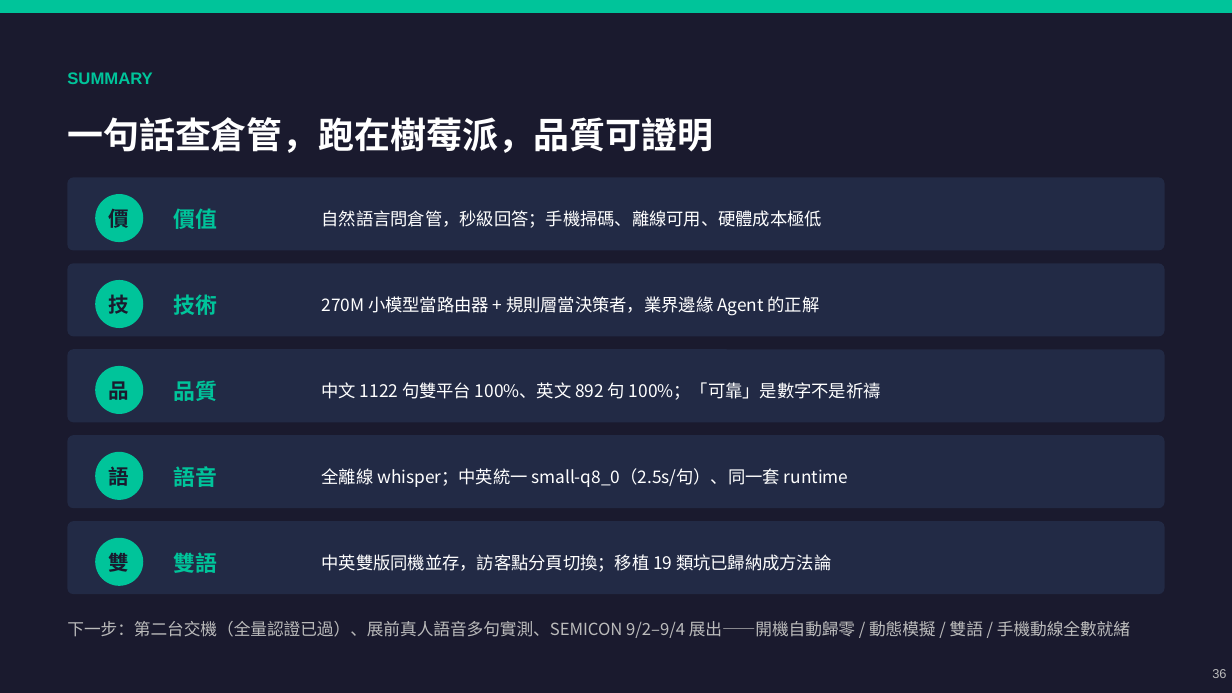
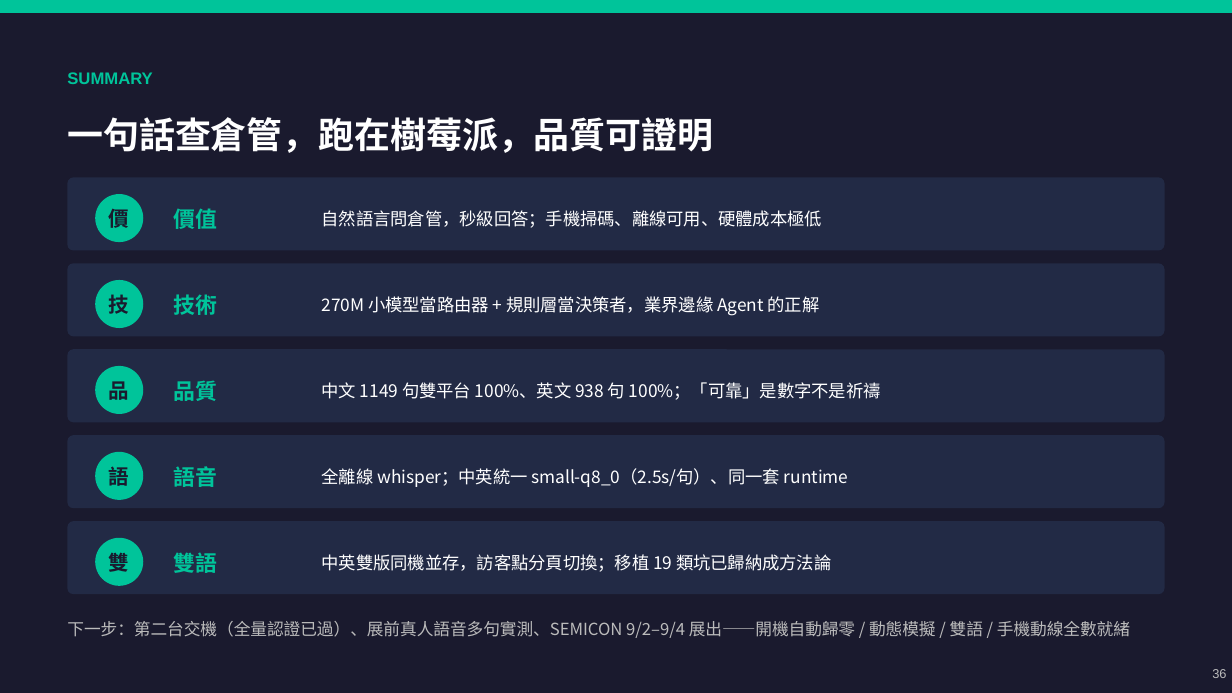
Before and after one commit to chunyen627-afk/warehouse-v2-agent, a slide deck: slide 36 of 倉管Agent_專案簡報.pptx. Drawn at 1232x693 pixels with LibreOffice and Linux fonts; fonts in the diff are those of the drawing. Boxes give left, top, right and bottom in pixels: in the first picture for what was removed or moved away, otherwise in the second. Text is boxed around its words. In the diff, an @@ line names an element or a change of style, - is before the commit and + after.

```diff
--- a/倉管Agent_專案簡報.pptx
+++ b/倉管Agent_專案簡報.pptx
@@ text at (x1=322, y1=382, x2=881, y2=400): text changed @@
-中文 1122 句雙平台 100%、英文 892 句 100%；「可靠」是數字不是祈禱
+中文 1149 句雙平台 100%、英文 938 句 100%；「可靠」是數字不是祈禱
```
Also in this commit, not shown: 10 other slides changed, 5 other files.
